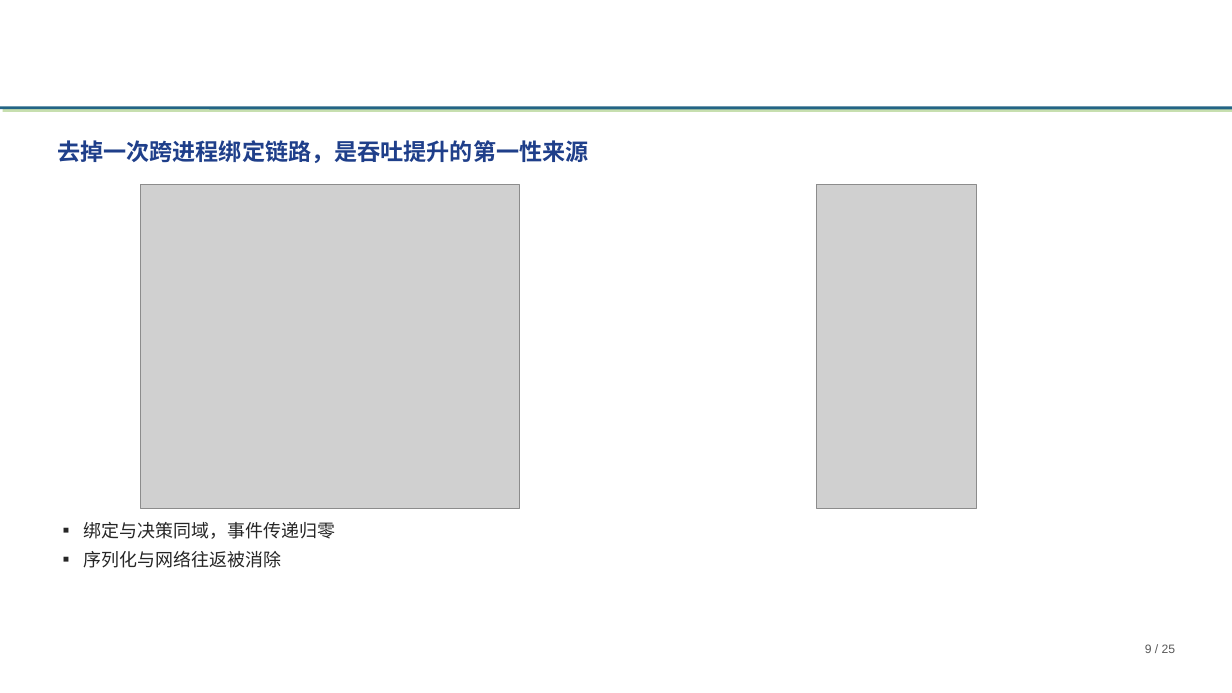
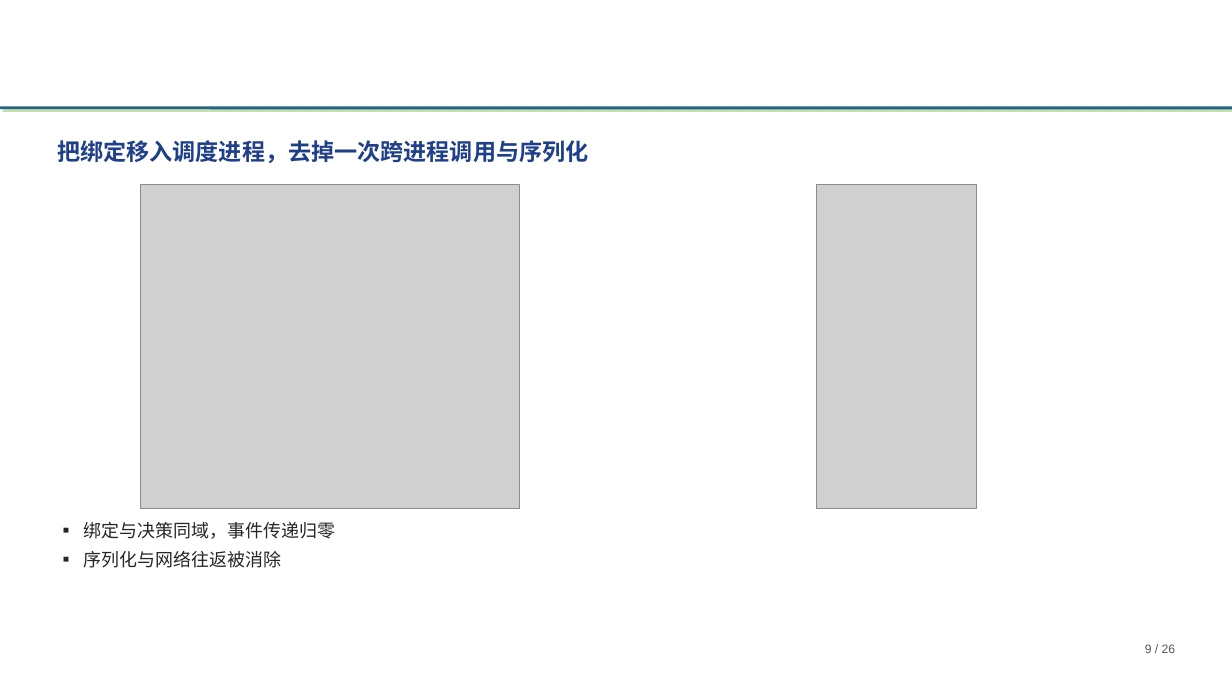
Before and after one commit to tengfei86/godel-scheduler, a slide deck: slide 9 of docs/thesis/defense/基于etcd的分布式Kubernetes调度器研究与实现-高铜.pptx. Drawn at 1232x693 pixels with LibreOffice and Linux fonts; fonts in the diff are those of the drawing; grey boxes stand for pictures; background and template pictures are left out. Boxes give left, top, right and bottom in pixels: in the first picture for what was removed or moved away, otherwise in the second. Text is boxed around its words. In the diff, an @@ line names an element or a change of style, - is before the commit and + after.

```diff
--- a/docs/thesis/defense/基于etcd的分布式Kubernetes调度器研究与实现-高铜.pptx
+++ b/docs/thesis/defense/基于etcd的分布式Kubernetes调度器研究与实现-高铜.pptx
@@ text at [57, 140, 588, 163]: text changed @@
-去掉一次跨进程绑定链路，是吞吐提升的第一性来源
+把绑定移入调度进程，去掉一次跨进程调用与序列化
```
Also in this commit, not shown: 24 other slides changed, 1 slide added, 2 other files.
